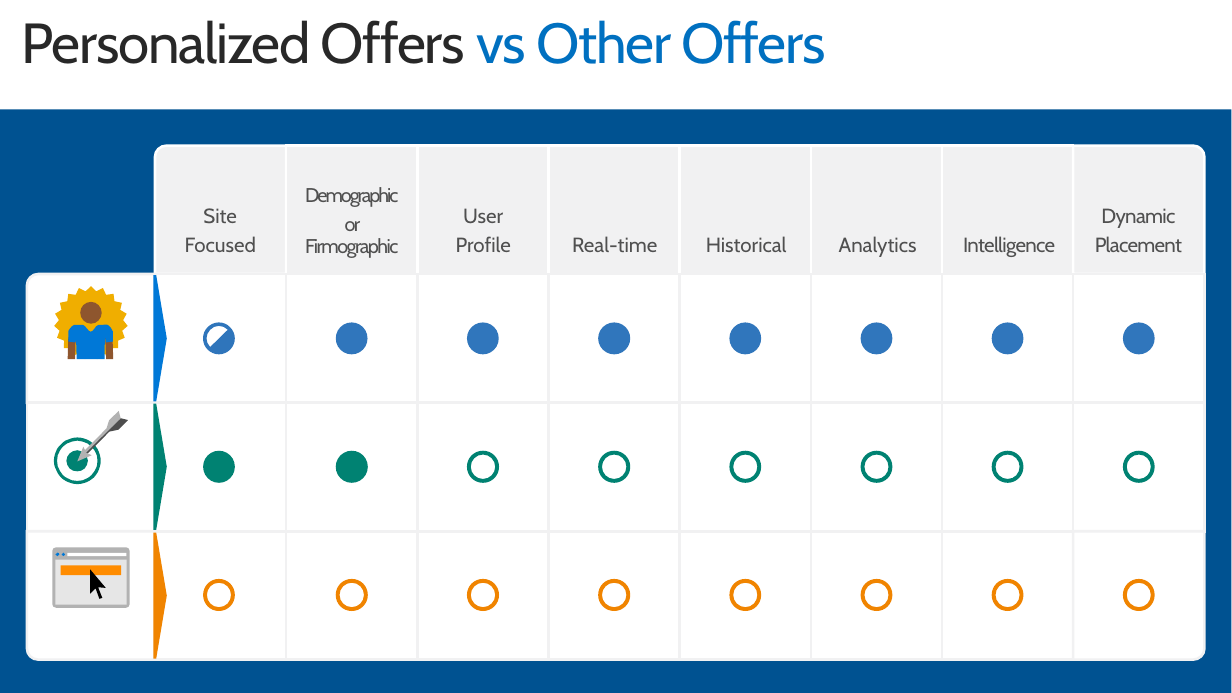
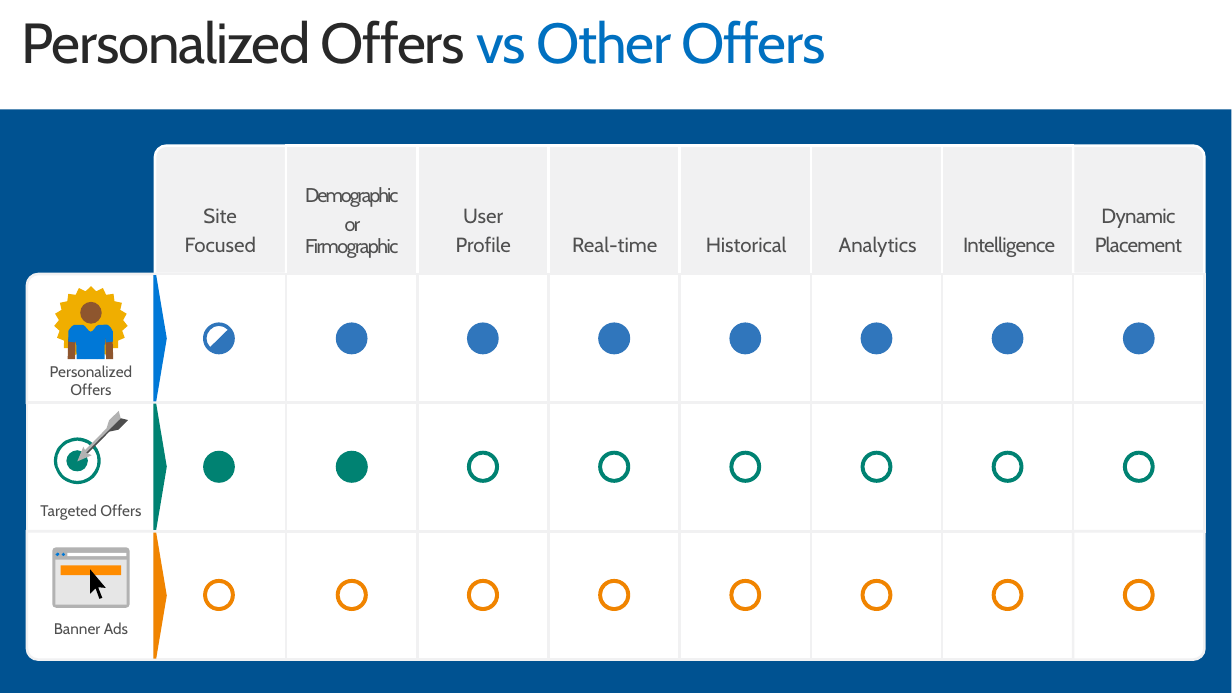
Before and after one commit to azeltov/Cortana-Intelligence-Suite-Industry-Solution-How-To-Guides, a slide deck: slide 4 of Marketing/Personalized Offers/Solution Overview for Business Audiences/Walking Deck.pptx. Drawn at 1232x693 pixels with LibreOffice and Linux fonts; fonts in the diff are those of the drawing; background and template pictures are left out. Boxes give left, top, right and bottom in pixels: in the first picture for what was removed or moved away, otherwise in the second. Text is boxed around its words. In the diff, an @@ line names an element or a change of style, - is before the commit and + after.

```diff
--- a/Marketing/Personalized Offers/Solution Overview for Business Audiences/Walking Deck.pptx
+++ b/Marketing/Personalized Offers/Solution Overview for Business Audiences/Walking Deck.pptx
@@ text in freeform shape at [50,365,133,395]: text added @@
+Personalized Offers
@@ text in rectangle at [40,504,141,520]: text added @@
+Targeted Offers
@@ text in freeform shape at [54,622,128,634]: text added @@
+Banner Ads
```
Also in this commit, not shown: 1 other slide changed, 1 slide removed, 4 other files.
